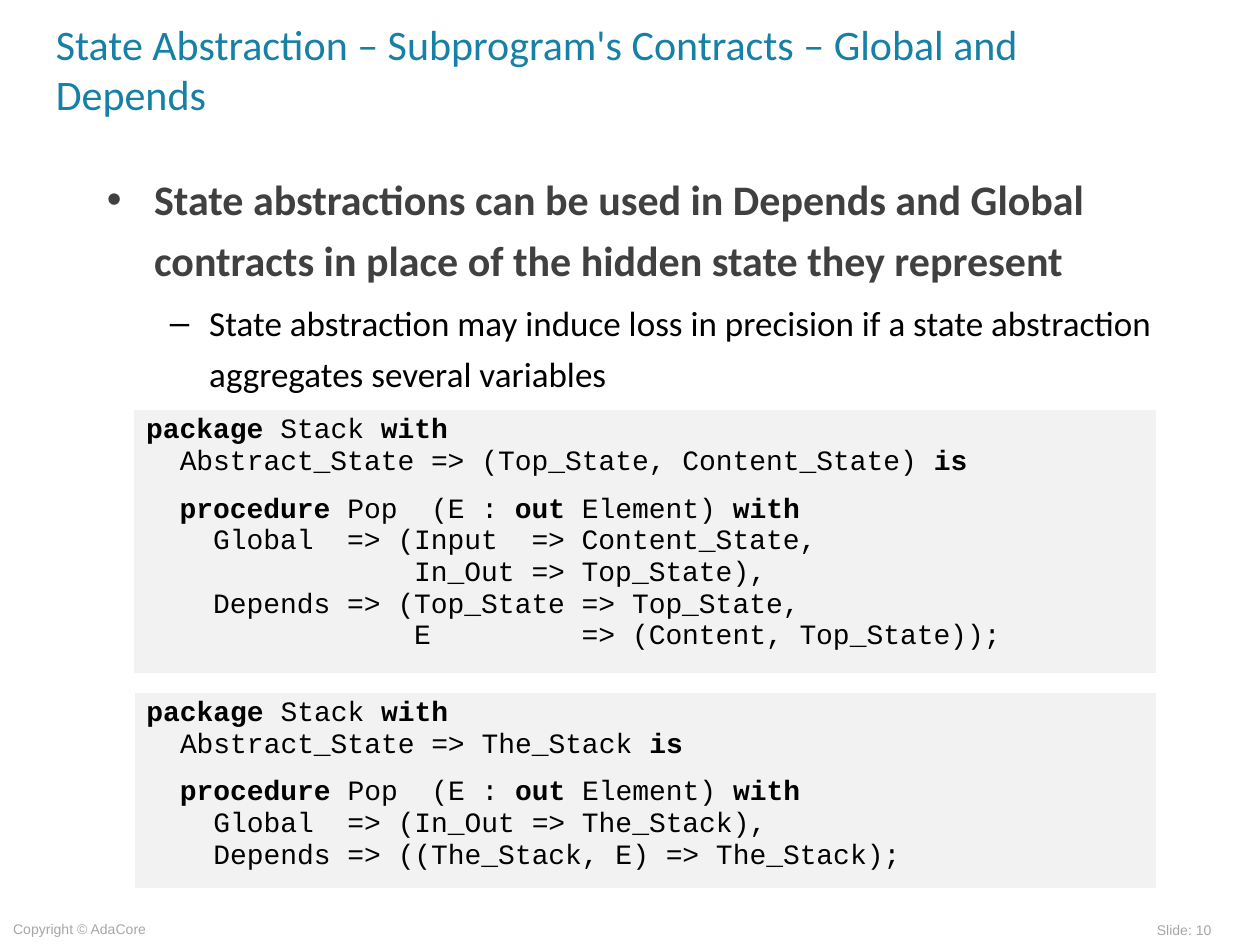
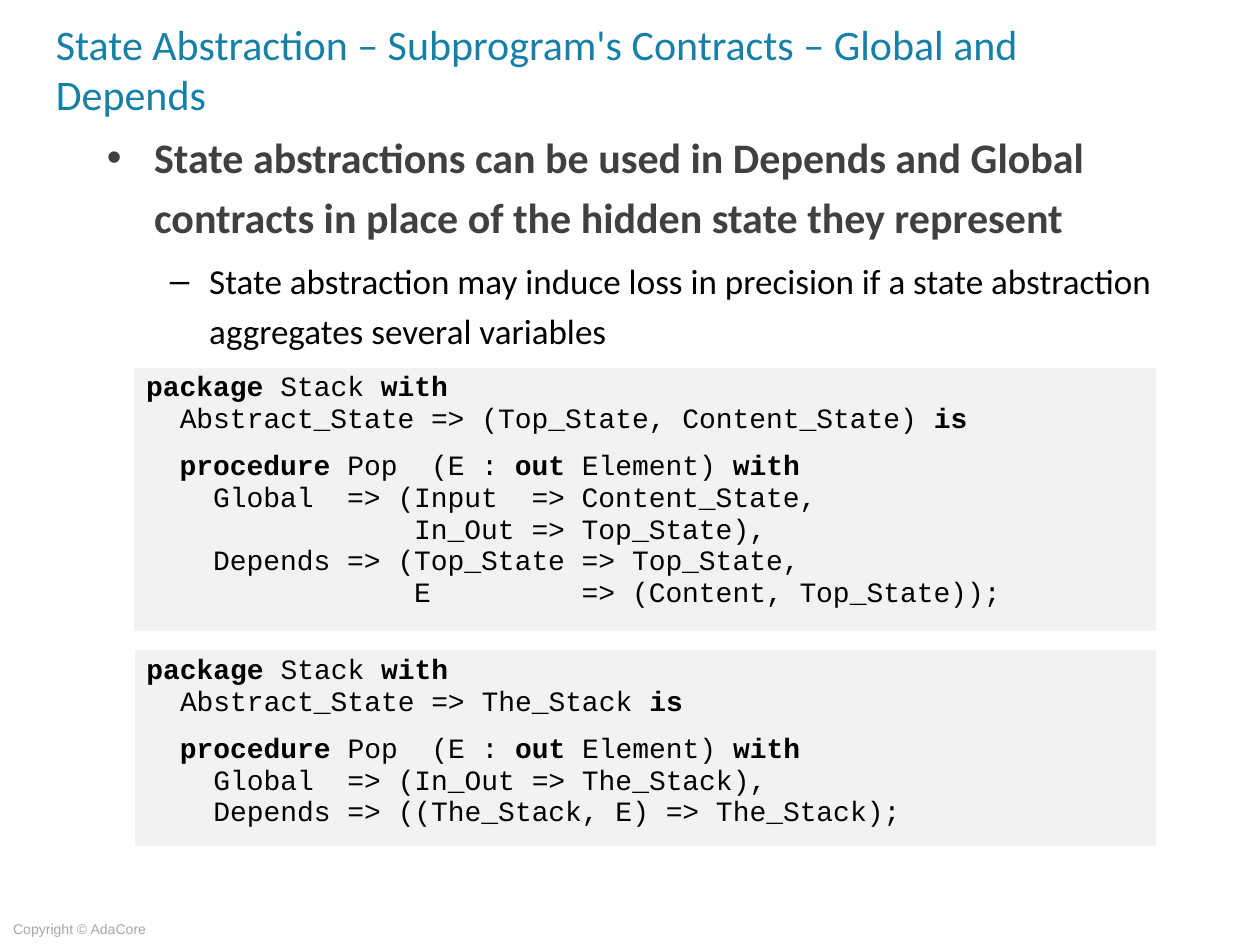
Before and after one commit to AdaCoreU/Courses, a slide deck: slide 10 of lectures/06_SPARK_2014/04_State_Abstraction/Slides/04_State_Abstraction.ppt. Drawn at 1260x945 pixels with LibreOffice and Linux fonts; fonts in the diff are those of the drawing; background and template pictures are left out. Boxes give left, top, right and bottom in pixels: in the first picture for what was removed or moved away, otherwise in the second. Text is boxed around its words. In the diff, an @@ line names an element or a change of style, - is before the commit and + after.

```diff
--- a/lectures/06_SPARK_2014/04_State_Abstraction/Slides/04_State_Abstraction.ppt
+++ b/lectures/06_SPARK_2014/04_State_Abstraction/Slides/04_State_Abstraction.ppt
@@ text "State abstractions can be used ...": place and size @@
-text "State abstractions can be used ..." at (154, 185, 1151, 393)
+text "State abstractions can be used ..." at (154, 143, 1151, 350)
@@ table: place and size @@
-table at (134, 410, 1155, 674)
+table at (134, 367, 1155, 631)
@@ table: place and size @@
-table at (134, 692, 1155, 890)
+table at (134, 650, 1155, 848)
@@ page number removed at (1157, 925, 1212, 935) @@
-Slide: 10
```
Also in this commit, not shown: 34 other slides changed, 2 slides added, 2 slides removed, 2 other files.
